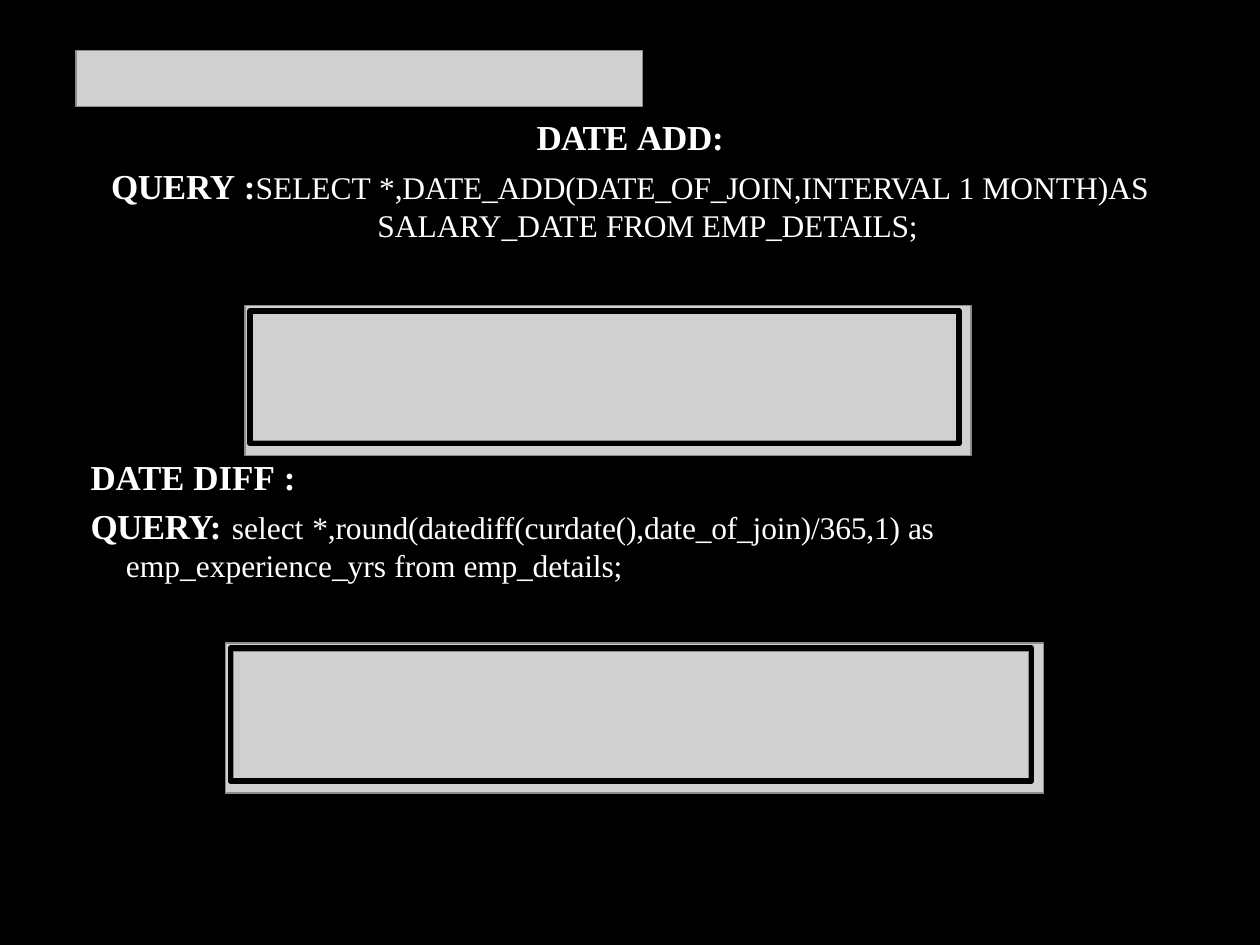
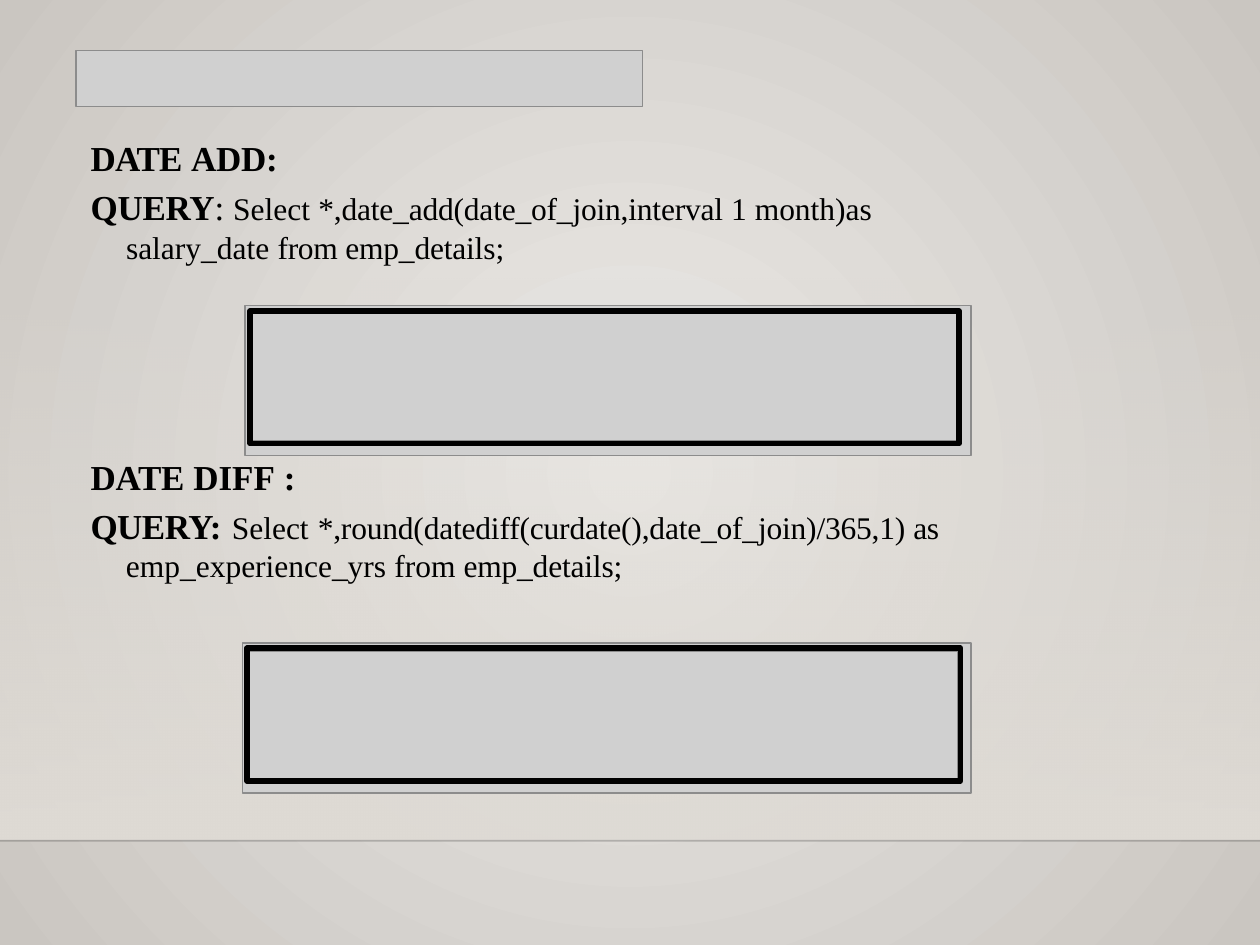
Before and after one commit to Skkishore1103/SQL-Project, a slide deck: slide 39 of Kishore S SQL Project.pptx. Drawn at 1260x945 pixels with LibreOffice and Linux fonts; fonts in the diff are those of the drawing; grey boxes stand for pictures; background and template pictures are left out. Boxes give left, top, right and bottom in pixels: in the first picture for what was removed or moved away, otherwise in the second. Text is boxed around its words. In the diff, an @@ line names an element or a change of style, - is before the commit and + after.

```diff
--- a/Kishore S SQL Project.pptx
+++ b/Kishore S SQL Project.pptx
@@ background picture (left out) to gradient #ECEAE7 to #CAC7C1 @@
@@ title "DATE ADD:": place and size @@
-title "DATE ADD:" at bbox=[111, 127, 1148, 242]
+title "DATE ADD:" at bbox=[91, 148, 872, 265]
@@ title "DATE ADD:" at bbox=[91, 148, 872, 265]: vertical alignment middle to top @@
@@ title at bbox=[91, 148, 278, 172]: text colour #FFFFFF to #000000 in "DATE ADD:"; alignment centre to left @@
@@ title at bbox=[91, 197, 872, 265]: text changed; text colour #FFFFFF to #000000 @@
-QUERY :SELECT *,DATE_ADD(DATE_OF_JOIN,INTERVAL 1 MONTH)AS SALARY_DATE FROM EMP_DETAILS;
+QUERY: Select *,date_add(date_of_join,interval 1 month)as salary_date from emp_details;
@@ rectangle added at bbox=[0, 277, 1260, 839], fill gradient #DFDBD5 @@
@@ text at bbox=[91, 467, 275, 490]: text colour #FFFFFF to #000000 in "DATE DIFF :" @@
@@ text at bbox=[91, 516, 939, 584]: text changed; text colour #FFFFFF to #000000 @@
-QUERY: select *,round(datediff(curdate(),date_of_join)/365,1) as emp_experience_yrs from emp_details;
+QUERY: Select *,round(datediff(curdate(),date_of_join)/365,1) as emp_experience_yrs from emp_details;
@@ picture: place and size @@
-picture at bbox=[226, 643, 1043, 793]
+picture at bbox=[242, 643, 970, 793]
@@ freeform shape: place and size @@
-freeform shape at bbox=[231, 648, 1032, 780]
+freeform shape at bbox=[247, 648, 960, 780]
@@ picture: place and size @@
-picture at bbox=[233, 651, 1028, 779]
+picture at bbox=[249, 651, 958, 779]
@@ line added from (0, 840) to (1260, 840), #000001 1 pt @@
```
Also in this commit, not shown: 59 other slides changed.
